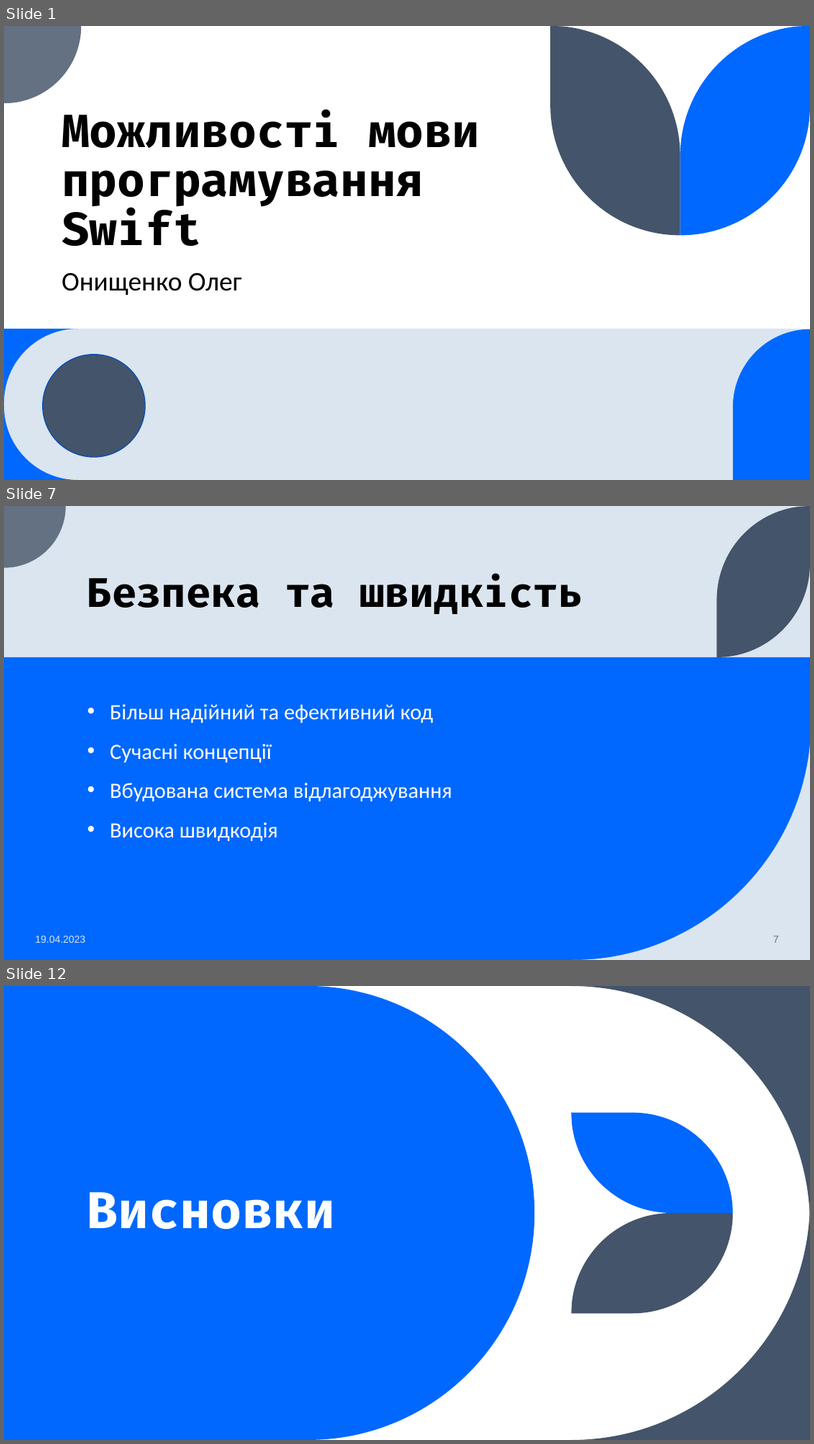
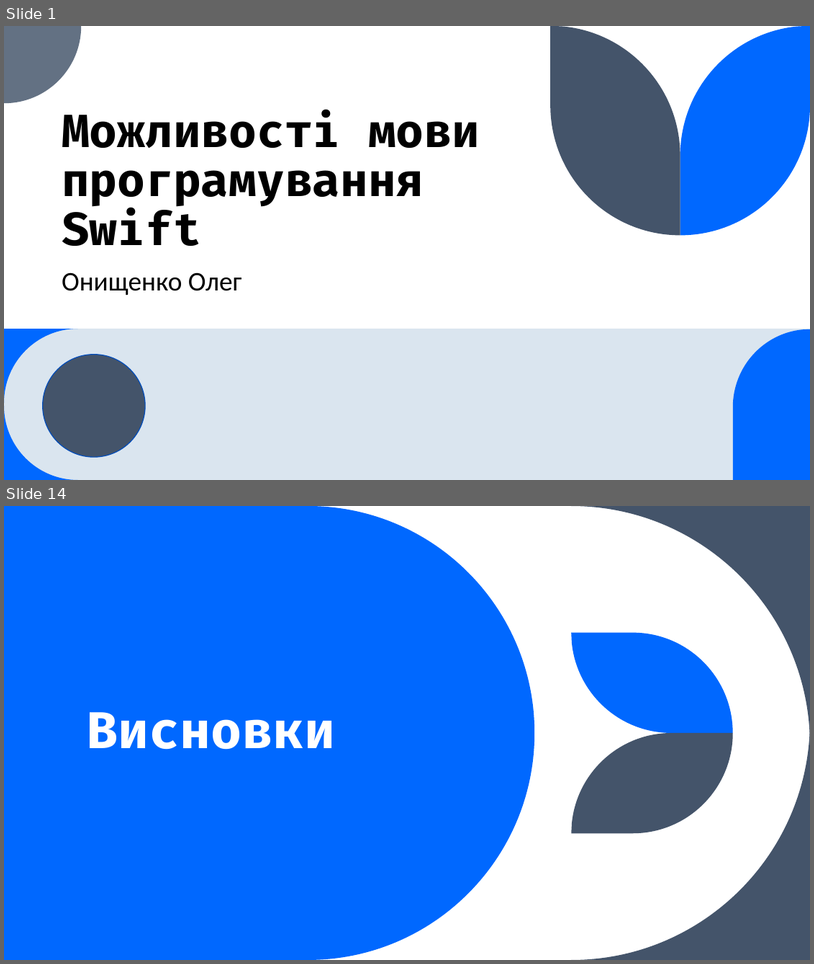
Before and after one commit to seesmof/University-Universytet, a slide deck: year1-term2/SS/ct1/presentation.pptx. Shown one above the other, each under a label of ours: slides 1, 7 and 12 before the commit, slides 1 and 14 after it; the slides between them are not shown. The pictures are 814x1444 and 814x964 pixels, drawn with LibreOffice and Linux fonts; fonts in the diff are those of the drawing. Boxes give left, top, right and bottom in pixels: in the first picture for what was removed or moved away, otherwise in the second. Text is boxed around its words. In the diff, an @@ line names an element or a change of style, - is before the commit and + after.

```diff
--- a/year1-term2/SS/ct1/presentation.pptx
+++ b/year1-term2/SS/ct1/presentation.pptx
@@ slide 7 removed at box(4, 506, 810, 960), background #DAE5EF @@
@@ freeform shape removed at box(4, 506, 66, 568) @@
@@ freeform shape removed at box(718, 506, 810, 657) @@
@@ title removed at box(88, 574, 583, 614) @@
-Безпека та швидкість
@@ rectangle removed at box(4, 657, 810, 960) @@
@@ text removed at box(110, 704, 453, 841) @@
-• Більш надійний та ефективний код
-• Сучасні концепції
-• Вбудована система відлагоджування
-• Висока швидкодія
@@ freeform shape removed at box(573, 721, 810, 960) @@
@@ text removed at box(35, 935, 85, 942) @@
-19.04.2023
@@ page number removed at box(774, 935, 779, 942) @@
-7
@@ what was slide 12 is now slide 14 @@
```
Also in this commit, not shown: 7 slides changed, 5 slides added, 2 other slides removed, 1 other file.
